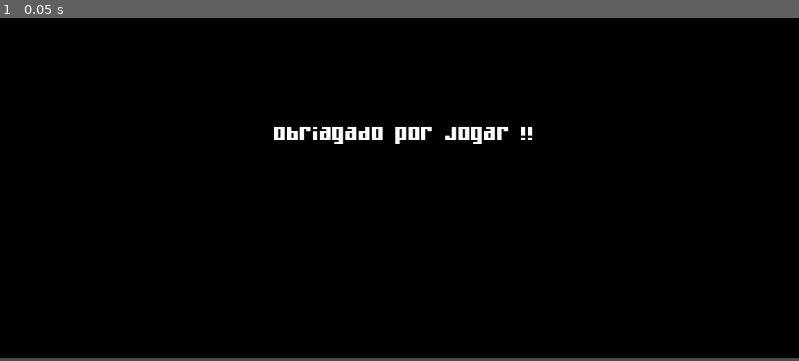
Above: before the commit, frame 1.
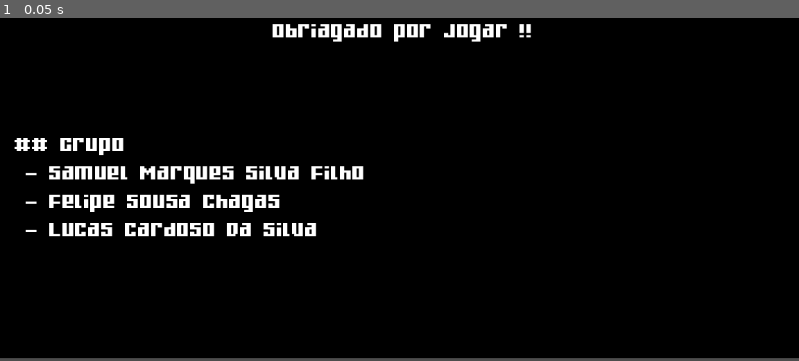
Above: after the commit, the same moment.

Repository: samuelfilho-dev/project_elie
Game: Godot game, scene res://cenas/credits.tscn
Same seed, same stepped clock (60 frames per second), same inputs: the game is played once before the commit and once after it. This scene is started directly instead of the project's main scene.
Inputs:
- Up to frame 1 (0.05 s): no input

The runs differ from the first frame. In frame 1, 5.0% of the frame differs, in the area x 1-67%, y 1-64%.

Commit message:
fix: fase 2

Diff:
--- a/cenas/credits.tscn
+++ b/cenas/credits.tscn
@@ -1,6 +1,7 @@
-[gd_scene load_steps=2 format=3 uid="uid://b10bed6co1pmf"]
+[gd_scene load_steps=3 format=3 uid="uid://b10bed6co1pmf"]
 
 [ext_resource type="FontFile" uid="uid://dsrkig6nj5wqv" path="res://recursos/Projeto_Extinction/fonts/Gamer.ttf" id="1_17g0f"]
+[ext_resource type="PackedScene" uid="uid://bcil2dyjptqyo" path="res://characters/musicas/music_credits.tscn" id="2_xfy0b"]
 
 [node name="credits" type="Node2D"]
 
@@ -22,13 +23,23 @@
 anchor_top = 0.5
 anchor_right = 0.5
 anchor_bottom = 0.5
-offset_left = -400.0
-offset_top = -26.5
-offset_right = 347.0
-offset_bottom = 56.5
+offset_left = -588.0
+offset_top = -174.5
+offset_right = 531.0
+offset_bottom = 278.5
 grow_horizontal = 2
 grow_vertical = 2
 theme_override_fonts/normal_font = ExtResource("1_17g0f")
 theme_override_font_sizes/normal_font_size = 50
 bbcode_enabled = true
-text = "[center]Obriagado por Jogar !![/center]"
+text = "[center]Obriagado por Jogar !![/center]
+
+
+
+## Grupo
+ - Samuel Marques Silva Filho
+ - Felipe Sousa Chagas
+ - Lucas Cardoso Da Silva
+"
+
+[node name="music_credits" parent="." instance=ExtResource("2_xfy0b")]
--- /dev/null
+++ b/characters/musicas/music_credits.tscn
@@ -0,0 +1,7 @@
+[gd_scene load_steps=2 format=3 uid="uid://bcil2dyjptqyo"]
+
+[ext_resource type="AudioStream" uid="uid://dt83lsnxj4e05" path="res://recursos/Projeto_Extinction/music/ost_credits.wav" id="1_3qy58"]
+
+[node name="music_credits" type="AudioStreamPlayer"]
+stream = ExtResource("1_3qy58")
+autoplay = true
Not shown, changed: cenas/fase_2.tscn
Not shown, added: recursos/Projeto_Extinction/music/ost_credits.wav.import
Not shown, added: recursos/Projeto_Extinction/music/ost_credits.wav
